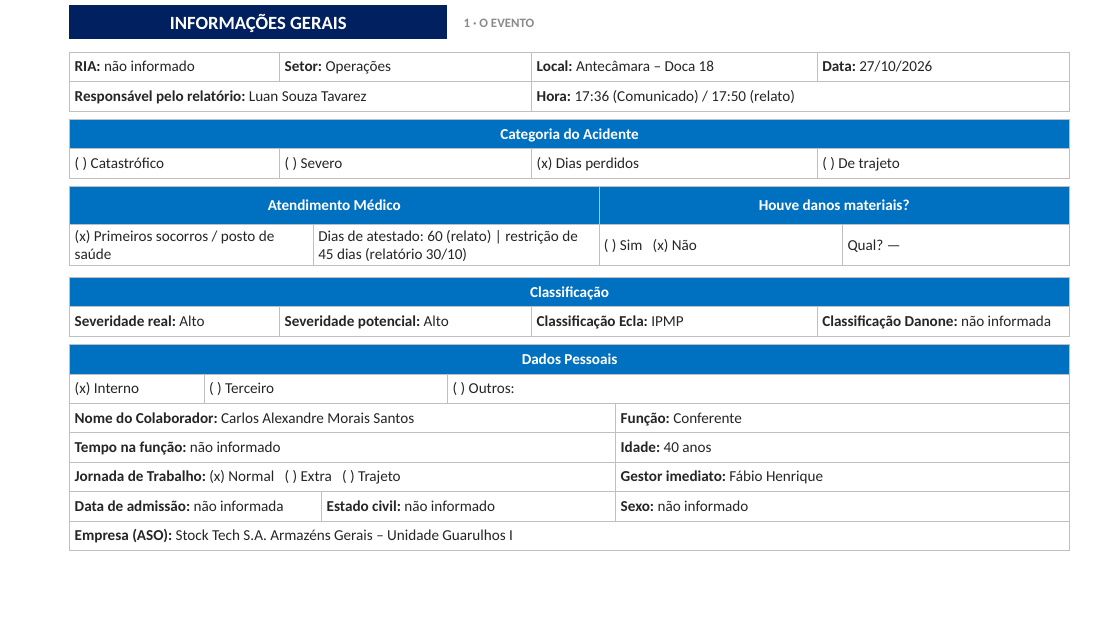
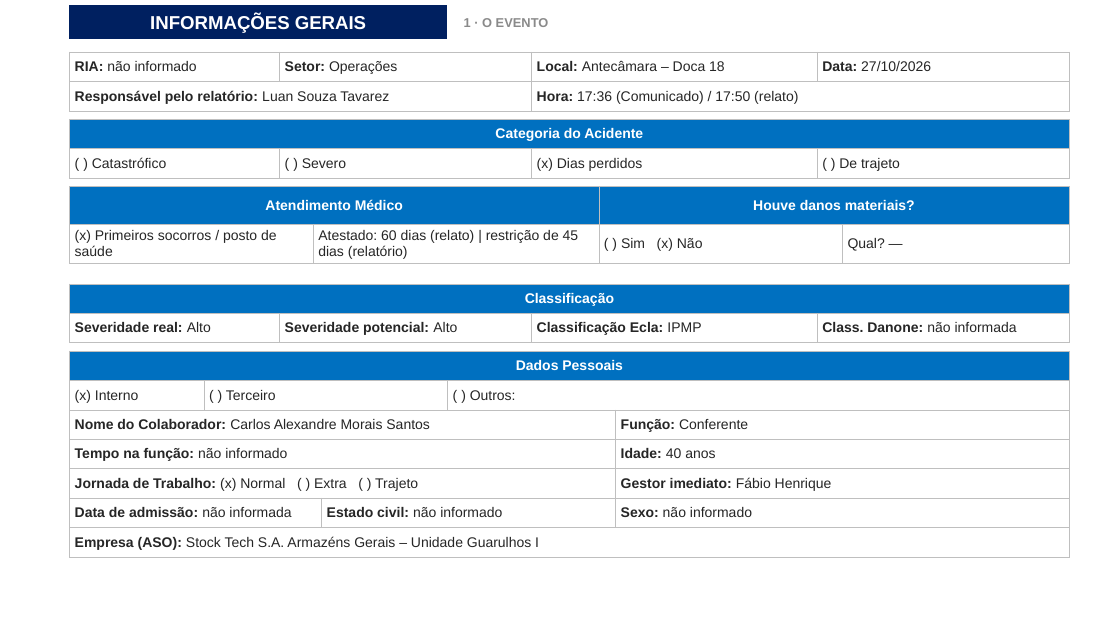
Before and after one commit to luantavarez9/hospital-seguro, a slide deck: slide 3 of entrega_acidente_GRU1/Apresentacao_Ocorrencia_Acidente_GRU_I.pptx. Drawn at 1120x630 pixels with LibreOffice and Linux fonts; fonts in the diff are those of the drawing; background and template pictures are left out. Boxes give left, top, right and bottom in pixels: in the first picture for what was removed or moved away, otherwise in the second. Text is boxed around its words. In the diff, an @@ line names an element or a change of style, - is before the commit and + after.

```diff
--- a/entrega_acidente_GRU1/Apresentacao_Ocorrencia_Acidente_GRU_I.pptx
+++ b/entrega_acidente_GRU1/Apresentacao_Ocorrencia_Acidente_GRU_I.pptx
@@ rectangle "INFORMAÇÕES GERAIS" at [70,6,447,39]: font Calibri to Arial @@
@@ text "1 · O EVENTO" at [464,18,549,27]: font Calibri to Arial @@
@@ table at [70,52,1070,111] @@
@@ size 13 to 12 pt, font Calibri to Arial @@
@@ table at [70,119,1070,244] @@
@@ size 13 to 12 pt, font Calibri to Arial @@
@@ table at [70,187,1070,492] @@
-row 2, column 2: Dias de atestado: 60 (relato) | restrição de 45 dias (relatório 30/10)
+row 2, column 2: Atestado: 60 dias (relato) | restrição de 45 dias (relatório)
@@ size 13 to 12 pt, font Calibri to Arial in "Atendimento Médico", "Houve danos materiais?", "(x) Primeiros socorros / posto de saúde", "( ) Sim (x) Não" and 1 more places @@
@@ table: place and size @@
-table at [70,277,1070,336]
+table at [70,284,1070,343]
@@ table at [70,284,1070,343] @@
-row 2, column 4: Classificação Danone: não informada
+row 2, column 4: Class. Danone: não informada
@@ size 13 to 12 pt, font Calibri to Arial in "Classificação", "Severidade real: Alto", "Severidade potencial: Alto", "Classificação Ecla: IPMP" @@
@@ table at [70,351,1070,557] @@
@@ size 13 to 12 pt, font Calibri to Arial @@
@@ table: place and size @@
-table at [70,344,1070,550]
+table at [70,351,1070,557]
```
Also in this commit, not shown: 23 other slides changed, 31 other files.
